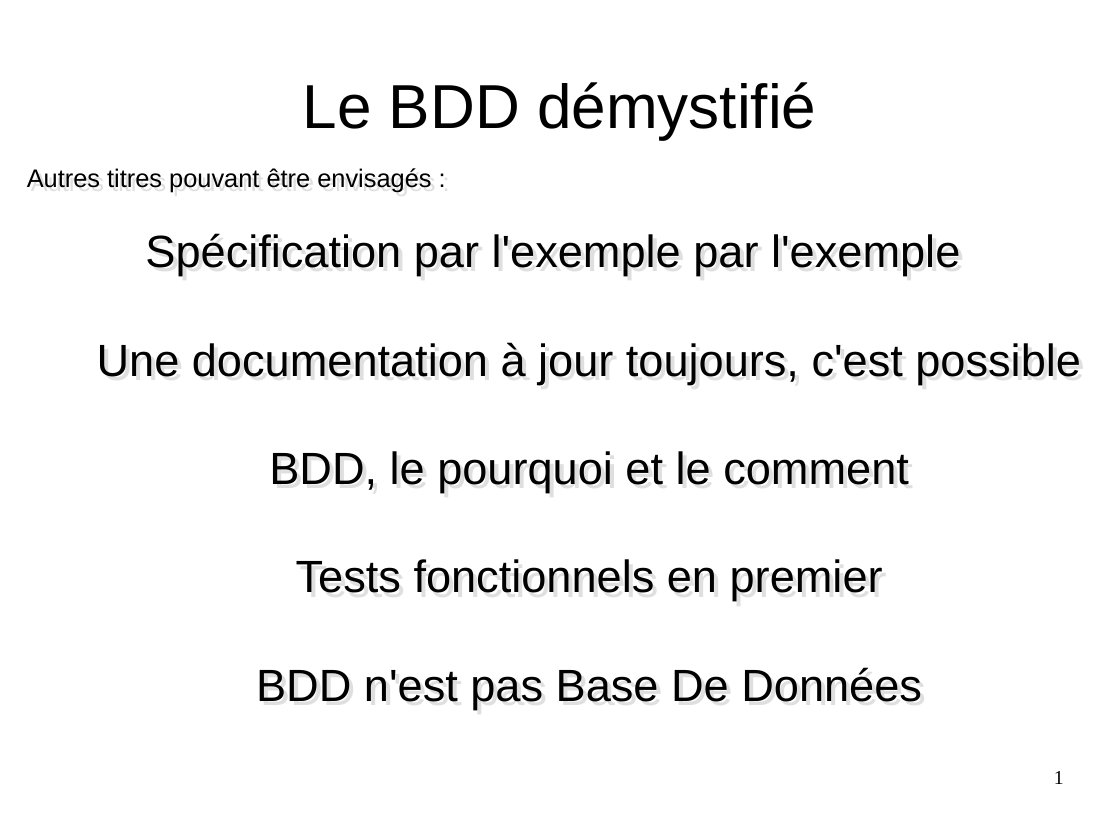
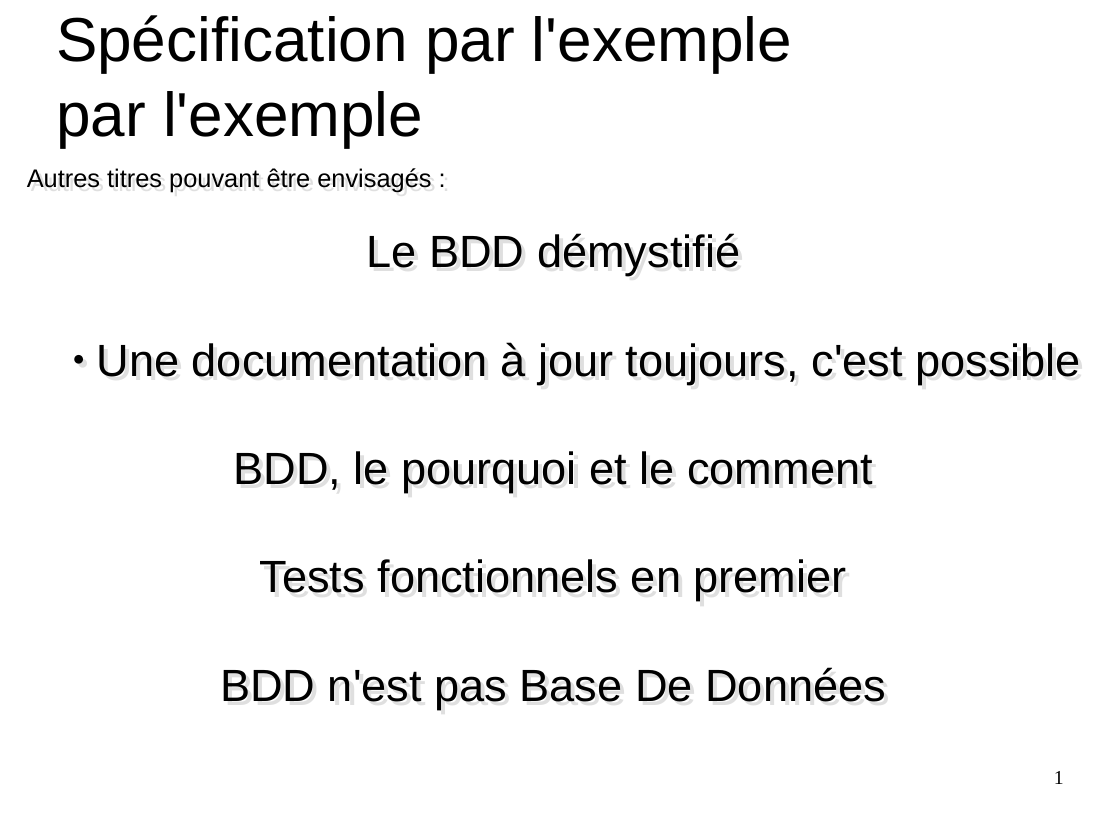
Before and after one commit to GeReinhart/dojo-bdd-library-ws-java, a slide deck: slide 1 of doc/BDD_presentation_agile_grenoble_2016.odp. Drawn at 1120x840 pixels with LibreOffice and Linux fonts; fonts in the diff are those of the drawing. Boxes give left, top, right and bottom in pixels: in the first picture for what was removed or moved away, otherwise in the second. Text is boxed around its words. In the diff, an @@ line names an element or a change of style, - is before the commit and + after.

```diff
--- a/doc/BDD_presentation_agile_grenoble_2016.odp
+++ b/doc/BDD_presentation_agile_grenoble_2016.odp
@@ text added at (56,15,792,147), 44 pt, text #000000 @@
+Spécification par l'exemple
+par l'exemple
@@ title removed at (303,82,816,139) @@
-Le BDD démystifié
@@ subtitle at (366,233,740,276): text changed @@
-Spécification par l'exemple par l'exemple
+Le BDD démystifié
@@ subtitle at (97,342,1081,384): bullet none to ● @@
```
Also in this commit, not shown: 29 other slides changed, 25 slides added, 3 slides removed, 43 other files.
